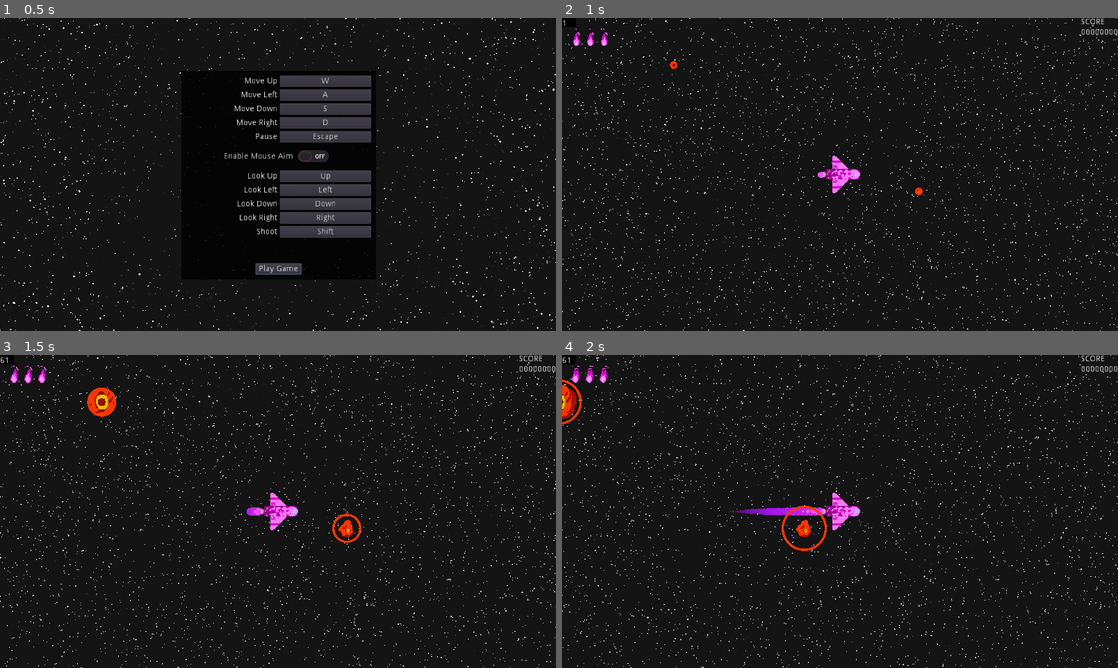
Above: before the commit, frames 1-4 (two rows, left to right).
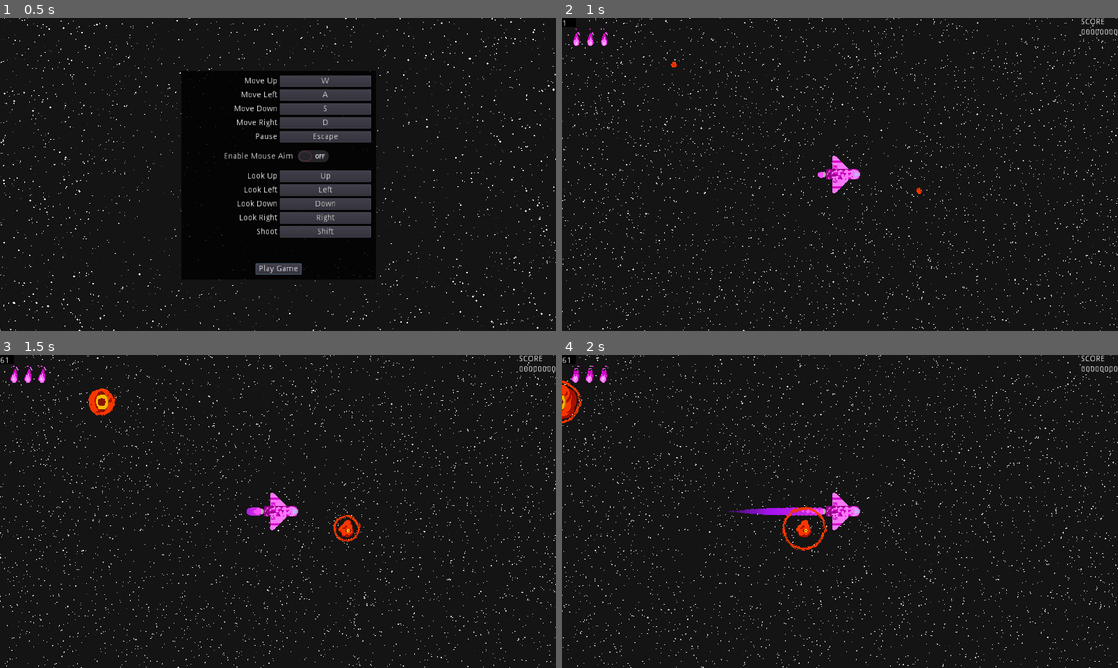
Above: after the commit, the same moments.

Repository: Jellonator/04-Space-Shooter
Game: Godot game, scene res://Gui/StartScreen.tscn
Same seed, same stepped clock (60 frames per second), same inputs: the game is played once before the commit and once after it.
Inputs (mouse positions are in pixels of both pictures, inside the frame that each line leads up to):
- Up to frame 1 (0.5 s): no input
- Up to frame 2 (1 s): click "Play Game" at 0.5 s
- Up to frame 3 (1.5 s): tap Enter at 1.25 s; move the mouse to (400, 495) at 1.27 s; press the mouse at (400, 495) at 1.28 s; hold D (move_right) from 1.28 s (still down)
- Up to frame 4 (2 s): keep holding D (move_right)

Frame 1 is identical in both runs. In frame 2, less than 0.1% of the frame differs, in the area x 19-65%, y 13-57%; in frame 3, 0.2%; in frame 4, 0.3%, in the area x 0-48%, y 7-63%.

Commit message:
Modified spawn shader a bit

Diff:
--- a/Object/Enemy/EnemySpawner.tscn
+++ b/Object/Enemy/EnemySpawner.tscn
@@ -1,26 +1,10 @@
 [gd_scene load_steps=5 format=2]
 
 [ext_resource path="res://Object/Enemy/EnemySpawner.gd" type="Script" id=1]
+[ext_resource path="res://Object/Enemy/spawn.shader" type="Shader" id=2]
 
-[sub_resource type="Shader" id=2]
-code = "shader_type canvas_item;
-
-uniform float radius;
-
-void fragment() {
-	vec2 center = vec2(0.5, 0.5) / TEXTURE_PIXEL_SIZE;
-	float dis = distance(center, UV / TEXTURE_PIXEL_SIZE);
-	if (abs(dis - radius + 2.0) < 2.0) {
-		COLOR = vec4(248.0, 56.0, 0.0, 256.0) / 256.0;
-	} else if (dis < radius) {
-		COLOR = texture(TEXTURE, UV);
-	} else {
-		COLOR = vec4(0, 0, 0, 0);
-	}
-}"
-
-[sub_resource type="ShaderMaterial" id=3]
-shader = SubResource( 2 )
+[sub_resource type="ShaderMaterial" id=2]
+shader = ExtResource( 2 )
 shader_param/radius = null
 
 [sub_resource type="ViewportTexture" id=1]
@@ -35,5 +19,5 @@
 render_target_v_flip = true
 
 [node name="Sprite" type="Sprite" parent="."]
-material = SubResource( 3 )
+material = SubResource( 2 )
 texture = SubResource( 1 )
--- /dev/null
+++ b/Object/Enemy/spawn.shader
@@ -0,0 +1,26 @@
+shader_type canvas_item;
+
+uniform float radius;
+
+// This psuedo-random function is credited to The Book of Shaders by
+// Patricio Gonzalez Vivo & Jen Lowe.
+// Generates a float between 0 and 1.
+float rand(vec2 co){
+    return fract(sin(dot(co.xy ,vec2(12.9898,78.233))) * 43758.5453);
+}
+
+void fragment() {
+	float x = rand(UV + vec2(100, 0)) * 8.0 - 4.0;
+	float y = rand(UV + vec2(0, 100)) * 8.0 - 4.0;
+	vec2 v = round((vec2(x, y) + vec2(TIME * 41.0, TIME * 31.0) + (UV / TEXTURE_PIXEL_SIZE)) / 8.0);
+	float r = radius - rand(v) * 4.0;
+	vec2 center = vec2(0.5, 0.5) / TEXTURE_PIXEL_SIZE;
+	float dis = distance(center, UV / TEXTURE_PIXEL_SIZE);
+	if (abs(dis - r + 2.0) < 2.0) {
+		COLOR = vec4(248.0, 56.0, 0.0, 256.0) / 256.0;
+	} else if (dis < r) {
+		COLOR = texture(TEXTURE, UV);
+	} else {
+		COLOR = vec4(0, 0, 0, 0);
+	}
+}
